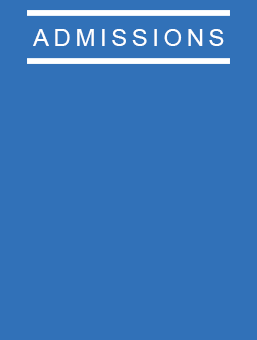
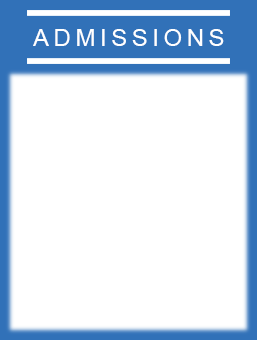
The second 257 × 340 image is a revision of the first. Changes to its layers:
added group "Mask" with 1 layers above "Background" over <box>6,70,251,334</box>
added layer "Layer 1" in group "Mask" over <box>6,70,251,334</box>
